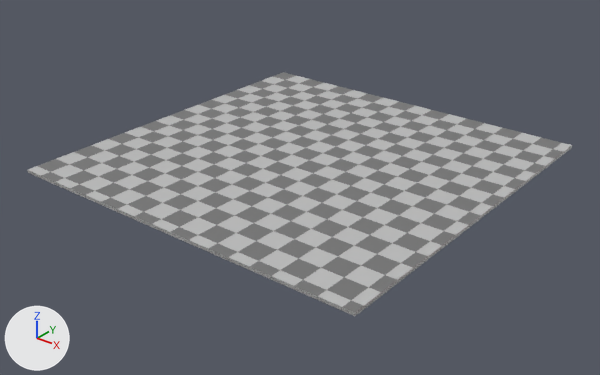
One commit to the Blender file resources/models/prereq/Def.blend: the scene before it, then after it.
Both versions are drawn from a 50 mm lens placed at (50.0, -63.9, 35.8), pointed at (0.5, -2.1, -2.5). The axes (+X, +Y, +Z) are drawn at lower left. The lights are the same throughout. The first picture is the older version.
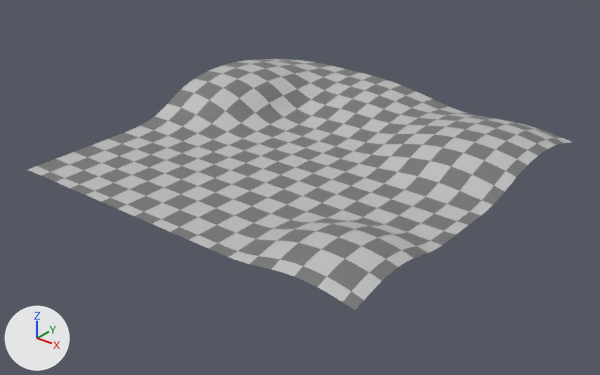
Boxes [x1, y1, x2, y2] around the edits, measured in the pictures (600 x 375 px):
'Cube', reshaped: before [27, 72, 572, 316]; after [28, 59, 571, 310]
part 1 of me_cube, built on: before [27, 72, 572, 316]; after [28, 59, 571, 310]

What the commit changed:
me_cube is used by ob_cube; location (0.0, 0.0, 0.0); scale (3.42, 3.42, 1.0).
me_cube had 8 vertices, 6 faces and spanned x -6.03..6.03, y -6.03..6.03, z -0.17..0.17.
me_cube now has 2401 vertices, 2304 faces and spans x -6.03..6.03, y -6.03..6.18, z 0.17..4.38.
me_cube part 1: 7 vertices removed from x -6.03..6.03, y -6.03..6.03, z -0.17..0.17; 2400 vertices added at x -6.03..6.03, y -6.03..6.18, z 0.17..4.38.
me_cube part 2: the surface is now shaded smooth.
